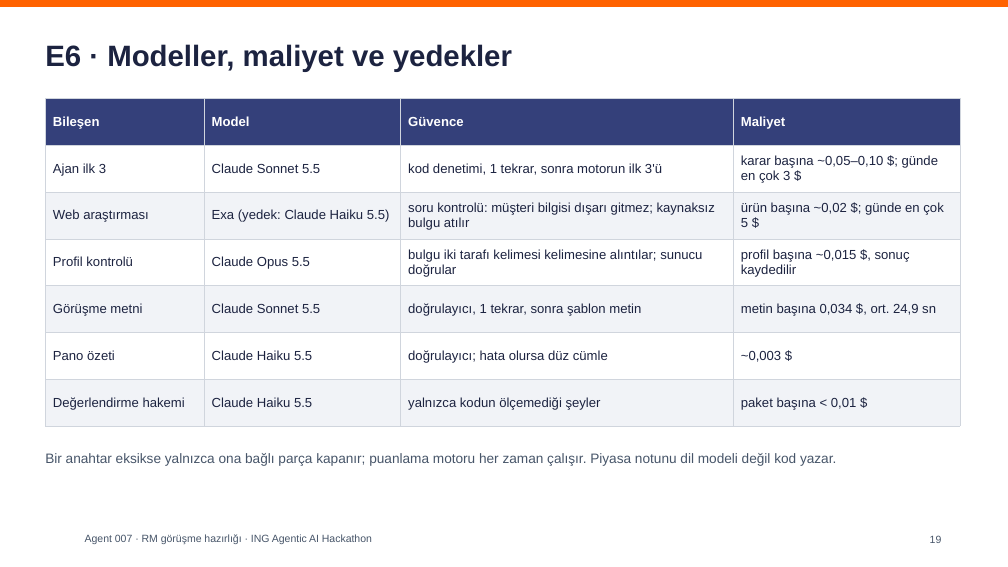
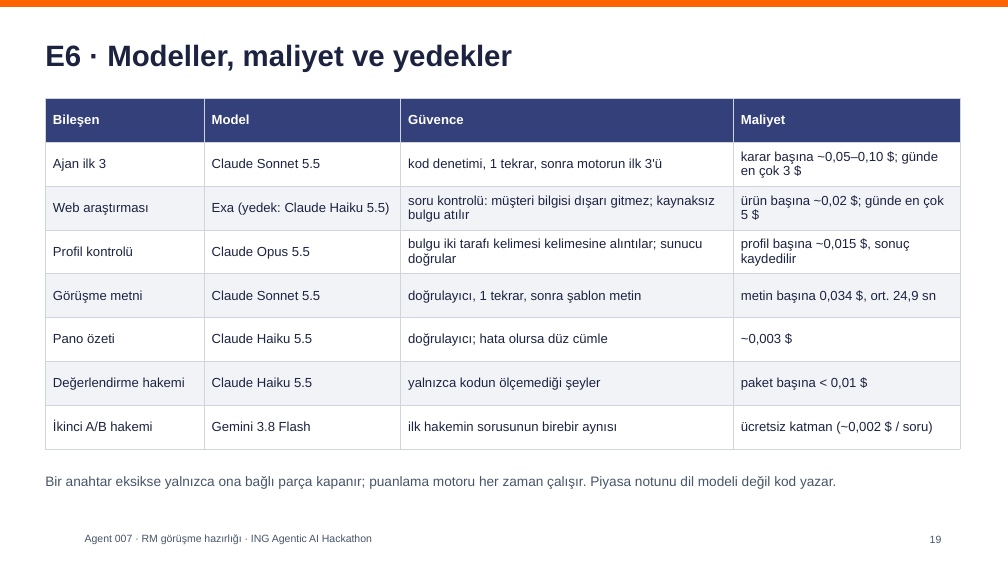
Before and after one commit to ArdahanDogru/ing-hackathon-rm-prep, a slide deck: slide 19 of docs/teslim/sunum/07-sunum.pptx. Drawn at 1008x567 pixels with LibreOffice and Linux fonts; fonts in the diff are those of the drawing; background and template pictures are left out. Boxes give left, top, right and bottom in pixels: in the first picture for what was removed or moved away, otherwise in the second. Text is boxed around its words. In the diff, an @@ line names an element or a change of style, - is before the commit and + after.

```diff
--- a/docs/teslim/sunum/07-sunum.pptx
+++ b/docs/teslim/sunum/07-sunum.pptx
@@ table at (45,98,960,438) @@
+row 8: İkinci A/B hakemi | Gemini 3.8 Flash | ilk hakemin sorusunun birebir aynısı | ücretsiz katman (~0,002 $ / soru)
@@ text "Bir anahtar eksikse yalnızca ona ...": place and size @@
-text "Bir anahtar eksikse yalnızca ona ..." at (45,453,836,466)
+text "Bir anahtar eksikse yalnızca ona ..." at (45,476,836,489)
```
Also in this commit, not shown: 3 other slides changed, 17 other files.
